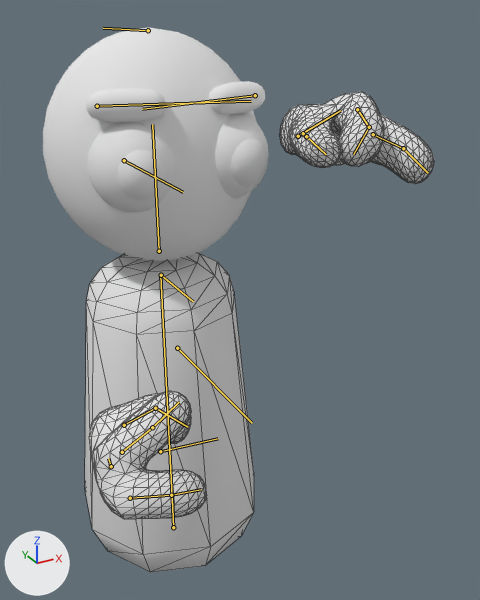
An edit to the glTF model src/features/player/assets/models/simple/guy.glb, drawn before and after from the same camera.
Before and after are seen from a 50 mm lens placed at (-0.657, -1.665, 1.628), pointed at (0.147, -0.204, 0.897). Lighting does not change. The marker at lower left points along +X, +Y and +Z. The first picture is the older version. Both versions are drawn at frame 21 of the action 'stagger'; the numbers are the values there. The bones that change, and the others that lie on the model, are drawn over the model as lines. Mesh edges are drawn as thin lines on the coarser meshes.

Names of what the first picture shows: 'Body', 'Hands', 'Head'.
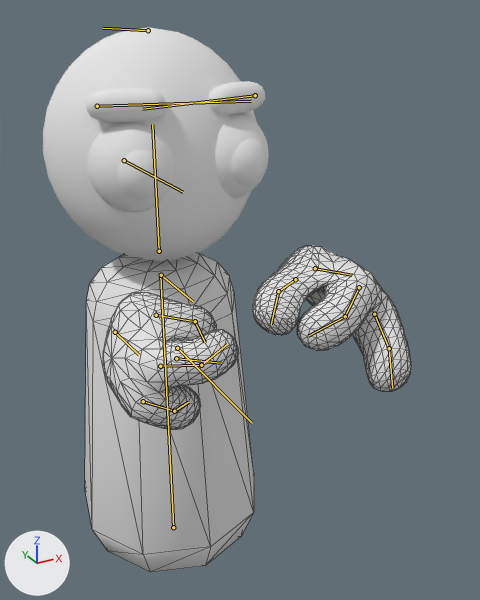
Commit message: stagger lean back

Boxes [x1, y1, x2, y2] around the edits, measured in the pictures (480 x 600 px):
'Hands', posed (11% narrower, 57% shorter)
    before: [89, 92, 434, 519]
    after: [103, 246, 411, 430]
bone 'Hand.L', root to tip
    before: (298, 136) to (340, 110)
    after: (315, 268) to (352, 275)
bone 'Hand.R', root to tip
    before: (111, 466) to (108, 458)
    after: (115, 332) to (139, 355)

The change, as a diff of the scene's bpy script:
```diff
--- a/src/features/player/assets/models/simple/guy.glb.py
+++ b/src/features/player/assets/models/simple/guy.glb.py
@@ bone_hand_l @@
 bone_hand_l = bpy.data.objects['Armature'].pose.bones['Hand.L']  # child of 'HandsRoot'
-bone_hand_l.location = (0.565, 0.146, -0.091)
-bone_hand_l.rotation_quaternion = (0.906, 0.151, -0.276, -0.282)  # degrees (28, -25, -41)
+bone_hand_l.location = (0.258, 0.349, -0.184)
+bone_hand_l.rotation_quaternion = (0.894, 0.013, -0.446, -0.042)  # degrees (6, -53, -8)
@@ bone_hand_r @@
 bone_hand_r = bpy.data.objects['Armature'].pose.bones['Hand.R']  # child of 'HandsRoot'
-bone_hand_r.location = (0.161, 0.236, -0.126)
-bone_hand_r.rotation_quaternion = (0.679, -0.139, 0.65, 0.311)  # degrees (62, 76, 99)
+bone_hand_r.location = (-0.16, 0.2, -0.193)
+bone_hand_r.rotation_quaternion = (0.831, 0.019, 0.552, -0.069)  # degrees (-6, 67, -14)
```
